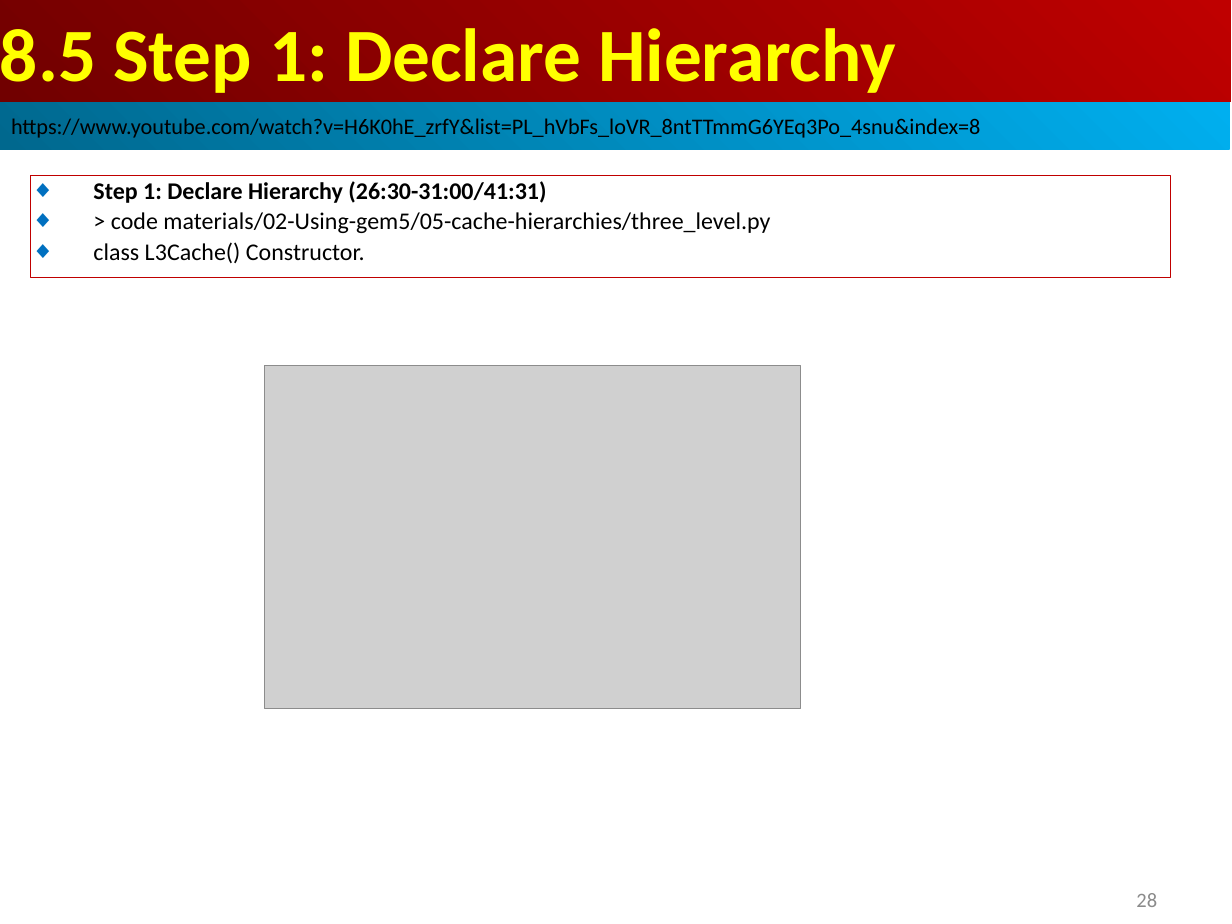
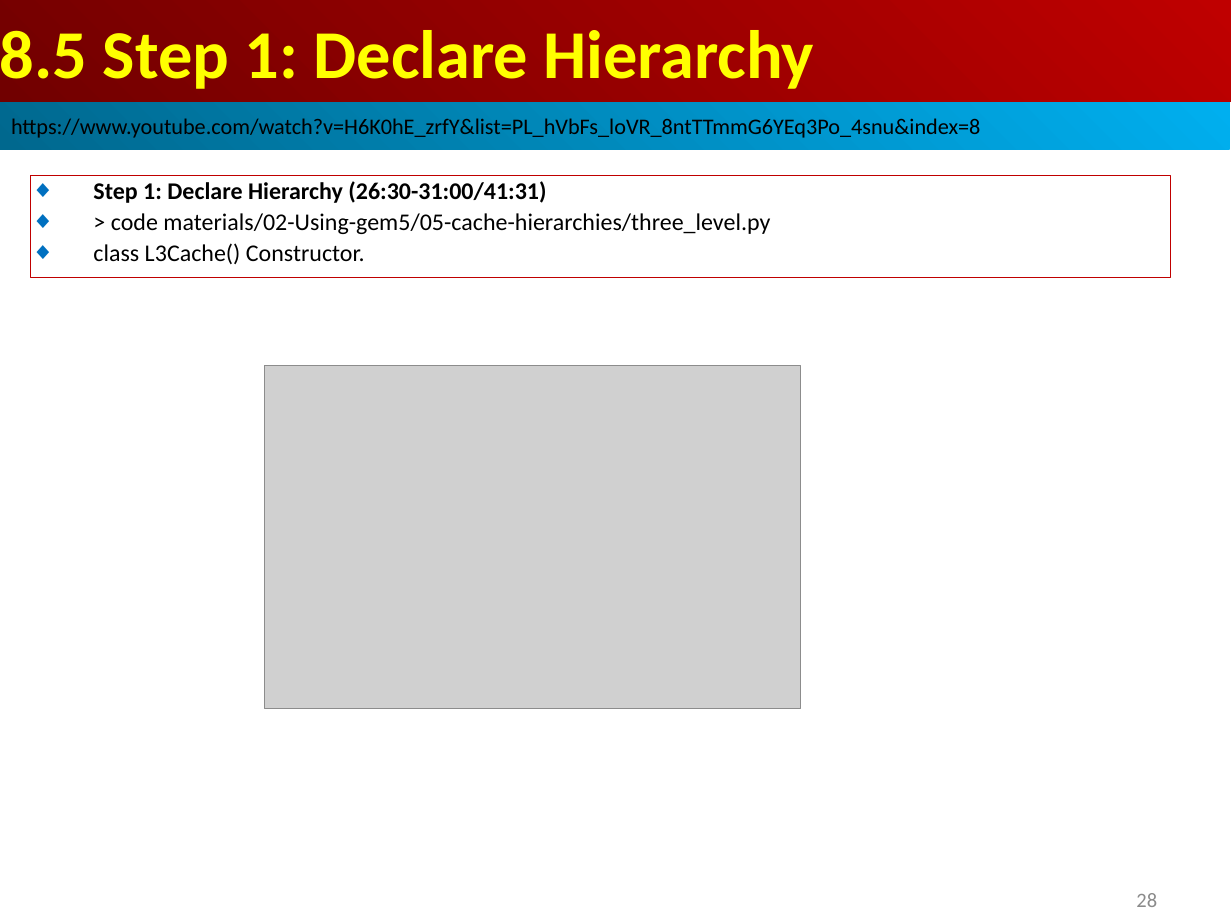
Before and after one commit to peterhchen/AIU_CS850_Gem5_McPAT, a slide deck: slide 28 of 050_Gem5/008.CacheMod/000_Video/008.CacheMod.ppt. Drawn at 1232x924 pixels with LibreOffice and Linux fonts; fonts in the diff are those of the drawing; grey boxes stand for pictures. Boxes give left, top, right and bottom in pixels: in the first picture for what was removed or moved away, otherwise in the second. Text is boxed around its words. In the diff, an @@ line names an element or a change of style, - is before the commit and + after.

```diff
--- a/050_Gem5/008.CacheMod/000_Video/008.CacheMod.ppt
+++ b/050_Gem5/008.CacheMod/000_Video/008.CacheMod.ppt
@@ rectangle "8.5 Step 1: Declare Hierarchy" at box(0, 0, 1231, 102): size 44 to 40 pt @@
```
Also in this commit, not shown: 3 other slides changed, 6 slides added.
